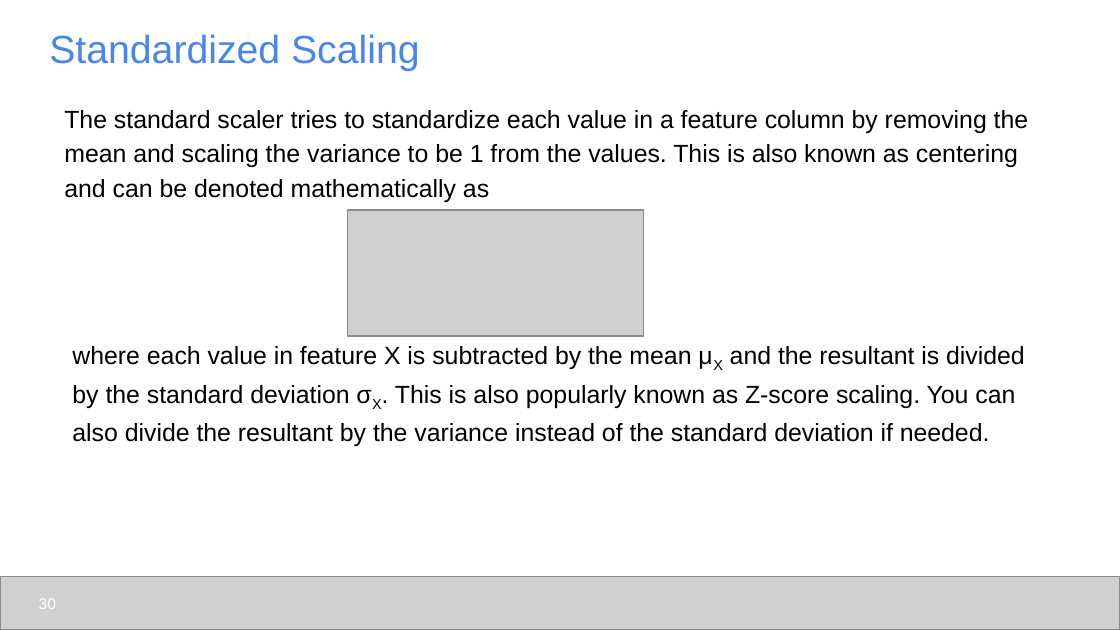
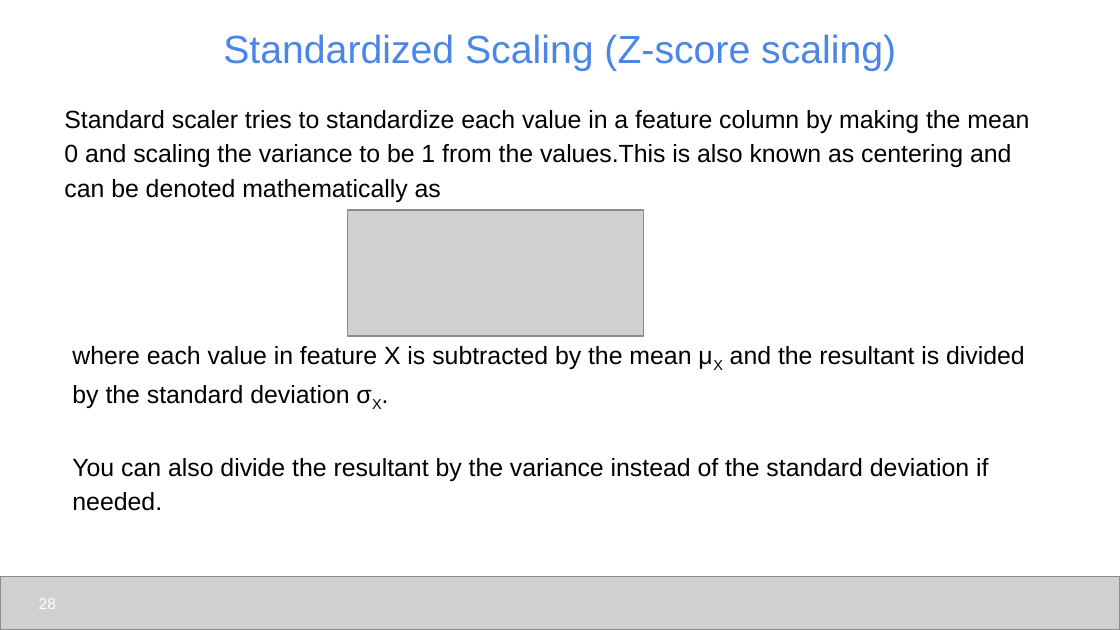
Before and after one commit to udel-cbcb/al_ml_workshop, a slide deck: slide 28 of Day_3/Lectures/Day_3_Lecture_Feature_Engineering_Scaling_Selection.pptx (slide 30 before the commit). Drawn at 1120x630 pixels with LibreOffice and Linux fonts; fonts in the diff are those of the drawing; grey boxes stand for pictures. Boxes give left, top, right and bottom in pixels: in the first picture for what was removed or moved away, otherwise in the second. Text is boxed around its words. In the diff, an @@ line names an element or a change of style, - is before the commit and + after.

```diff
--- a/Day_3/Lectures/Day_3_Lecture_Feature_Engineering_Scaling_Selection.pptx
+++ b/Day_3/Lectures/Day_3_Lecture_Feature_Engineering_Scaling_Selection.pptx
@@ title at (x1=223, y1=34, x2=896, y2=71): text changed @@
-Standardized Scaling
+Standardized Scaling (Z-score scaling)
@@ text at (x1=64, y1=110, x2=1029, y2=202): text changed @@
-The standard scaler tries to standardize each value in a feature column by removing the mean and scaling the variance to be 1 from the values. This is also known as centering and can be denoted mathematically as
+Standard scaler tries to standardize each value in a feature column by making the mean 0 and scaling the variance to be 1 from the values.This is also known as centering and can be denoted mathematically as
@@ text at (x1=72, y1=346, x2=1025, y2=511): text changed @@
-where each value in feature X is subtracted by the mean μX and the resultant is divided by the standard deviation σX. This is also popularly known as Z-score scaling. You can also divide the resultant by the variance instead of the standard deviation if needed.
+where each value in feature X is subtracted by the mean μX and the resultant is divided by the standard deviation σX.
+You can also divide the resultant by the variance instead of the standard deviation if needed.
@@ page number at (x1=39, y1=599, x2=56, y2=609): text changed @@
-30
+28
```
Also in this commit, not shown: 29 other slides changed, 1 slide added, 3 slides removed, 12 other files.
